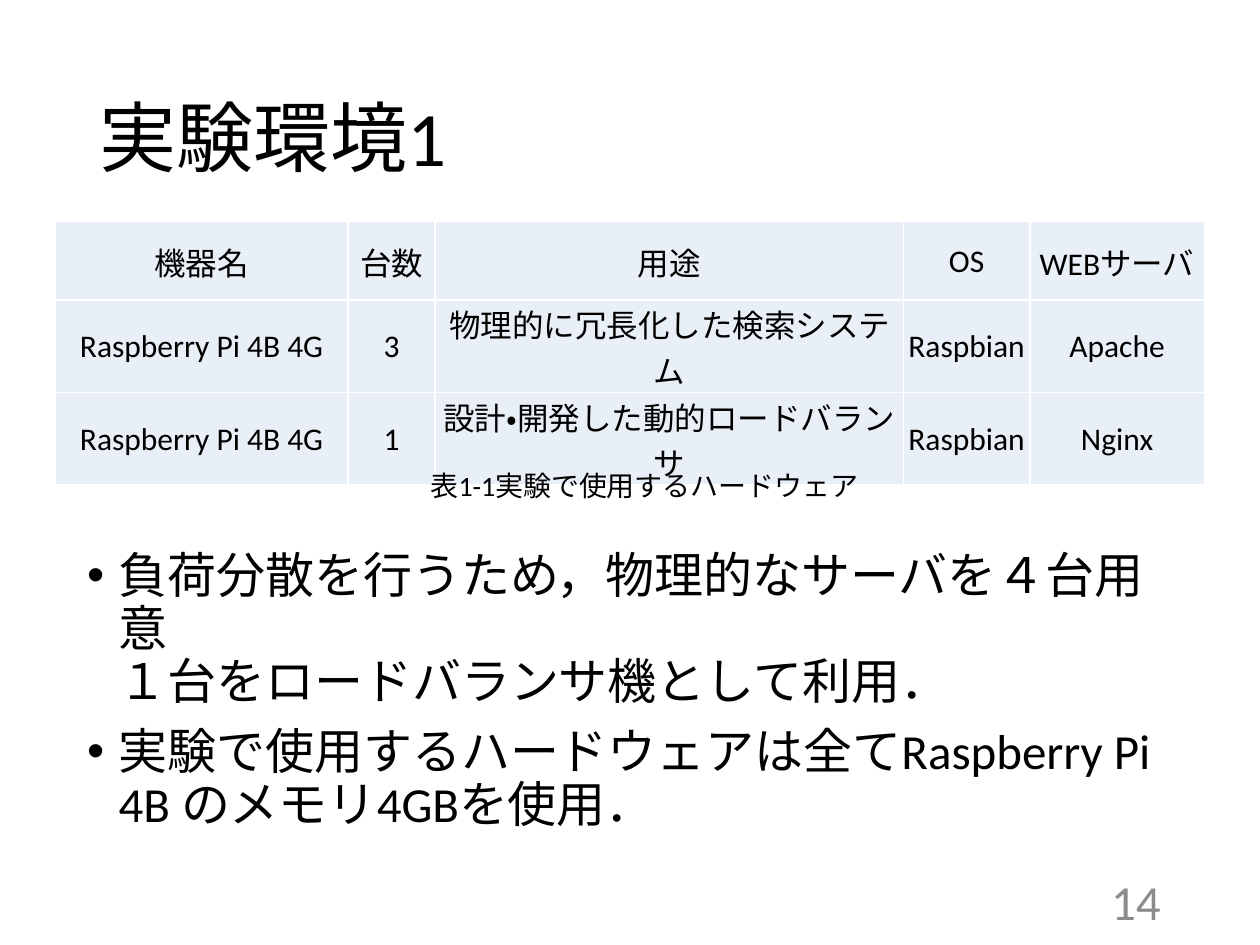
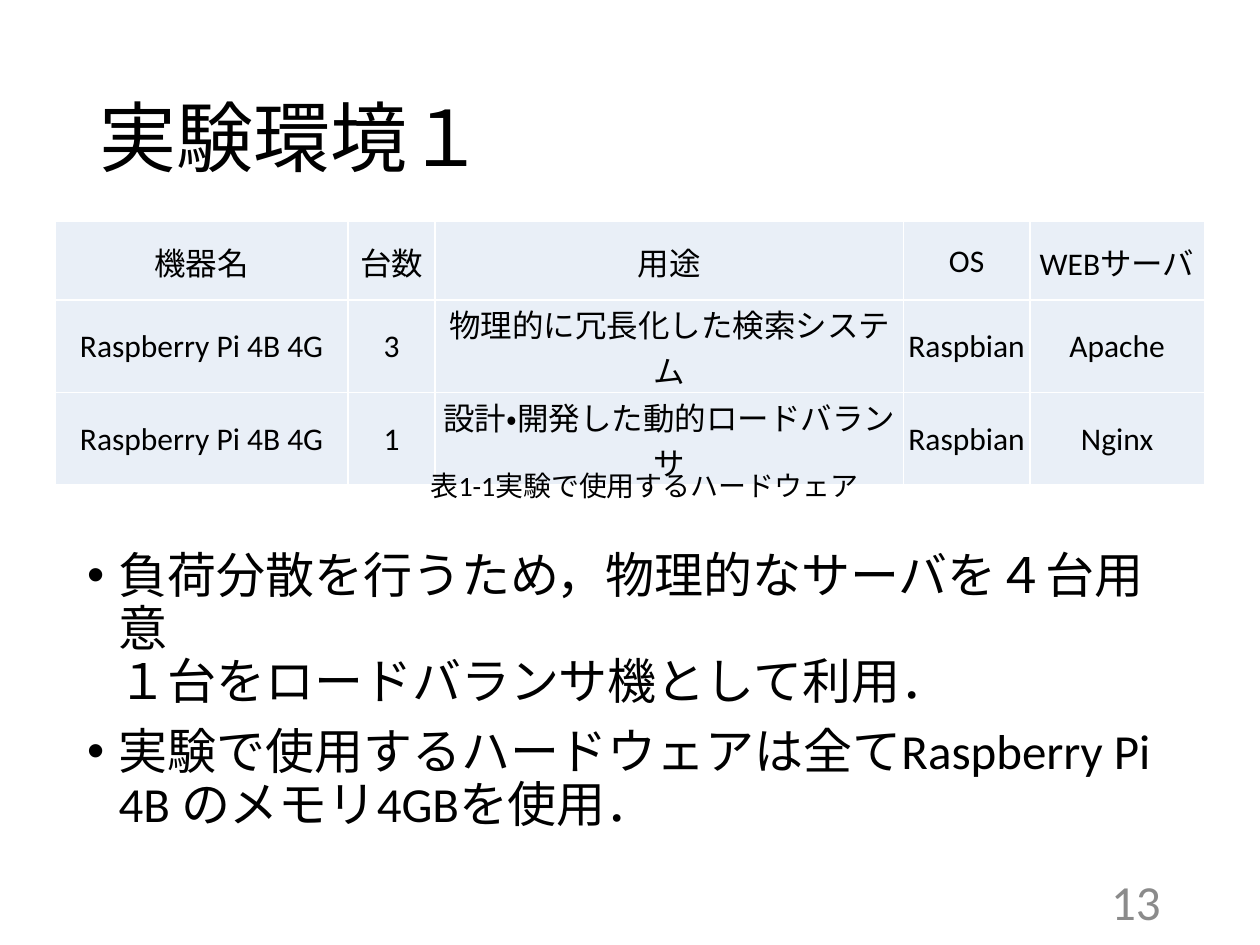
Before and after one commit to kait-takanolab/1821086_matsuo_thesis, a slide deck: slide 13 of 発表用/1821086_卒業研究発表会.pptx (slide 14 before the commit). Drawn at 1260x945 pixels with LibreOffice and Linux fonts; fonts in the diff are those of the drawing. Boxes give left, top, right and bottom in pixels: in the first picture for what was removed or moved away, otherwise in the second. Text is boxed around its words. In the diff, an @@ line names an element or a change of style, - is before the commit and + after.

```diff
--- a/発表用/1821086_卒業研究発表会.pptx
+++ b/発表用/1821086_卒業研究発表会.pptx
@@ title at <box>99,101,484,173</box>: text changed @@
-実験環境1
+実験環境１
@@ page number at <box>1111,888,1161,920</box>: text changed @@
-14
+13
```
Also in this commit, not shown: 9 other slides changed, 1 slide added, 3 slides removed, 2 other files.
